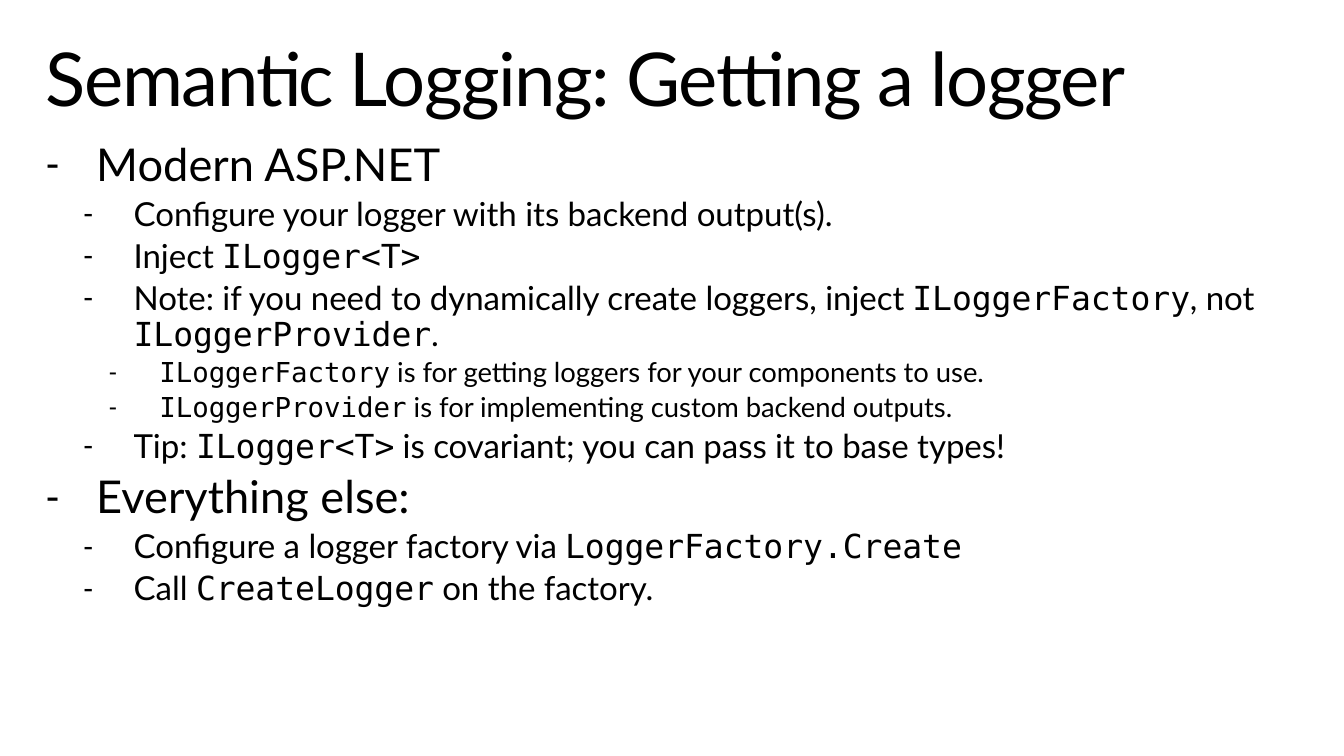
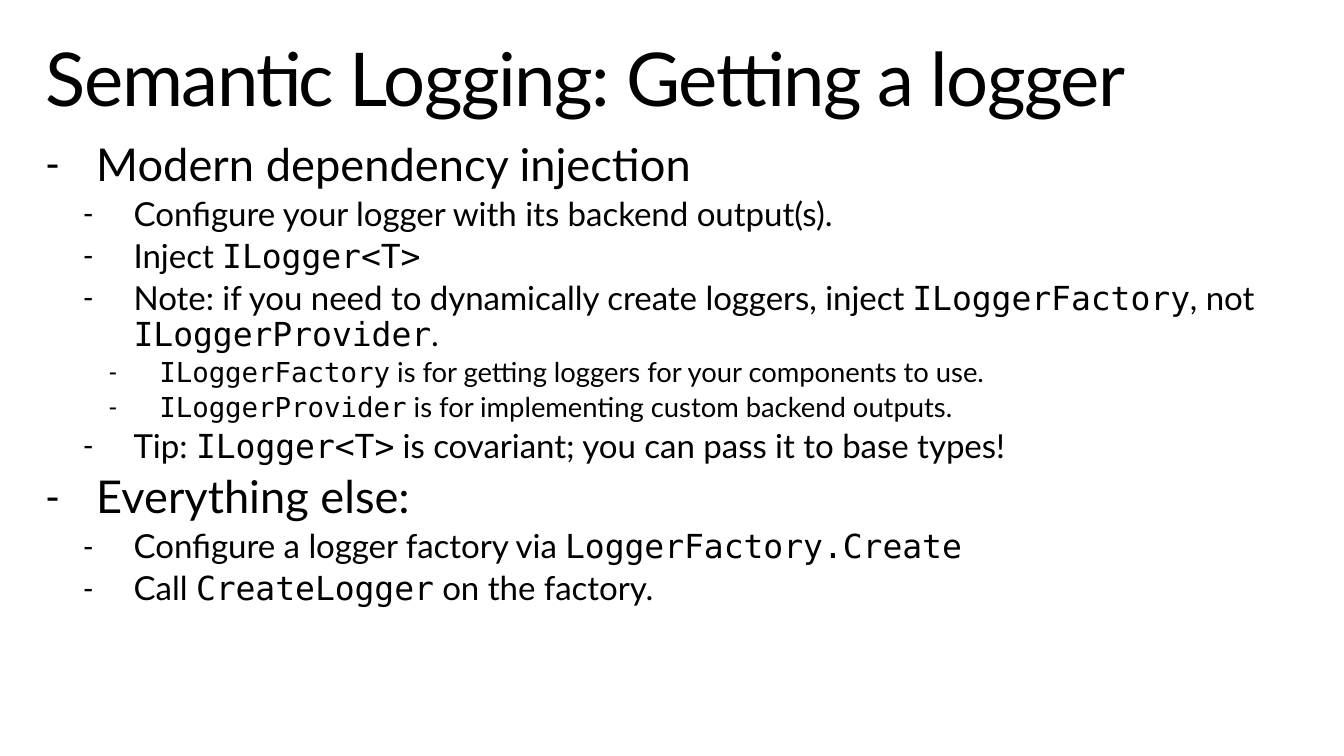
Before and after one commit to StephenCleary/Presentations, a slide deck: slide 14 of Telemetry/Logging Hero.pptx. Drawn at 1344x756 pixels with LibreOffice and Linux fonts; fonts in the diff are those of the drawing; background and template pictures are left out. Boxes give left, top, right and bottom in pixels: in the first picture for what was removed or moved away, otherwise in the second. Text is boxed around its words. In the diff, an @@ line names an element or a change of style, - is before the commit and + after.

```diff
--- a/Telemetry/Logging Hero.pptx
+++ b/Telemetry/Logging Hero.pptx
@@ text at [96, 147, 691, 190]: text changed @@
-– Modern ASP.NET
+– Modern dependency injection
```
Also in this commit, not shown: 9 other slides changed, 2 other files.
